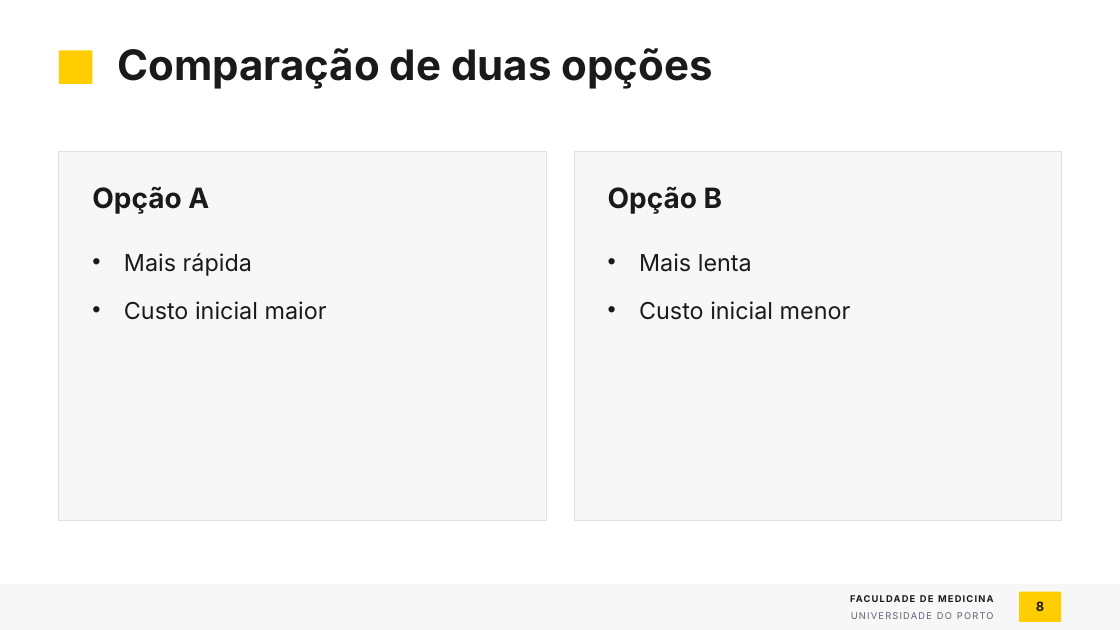
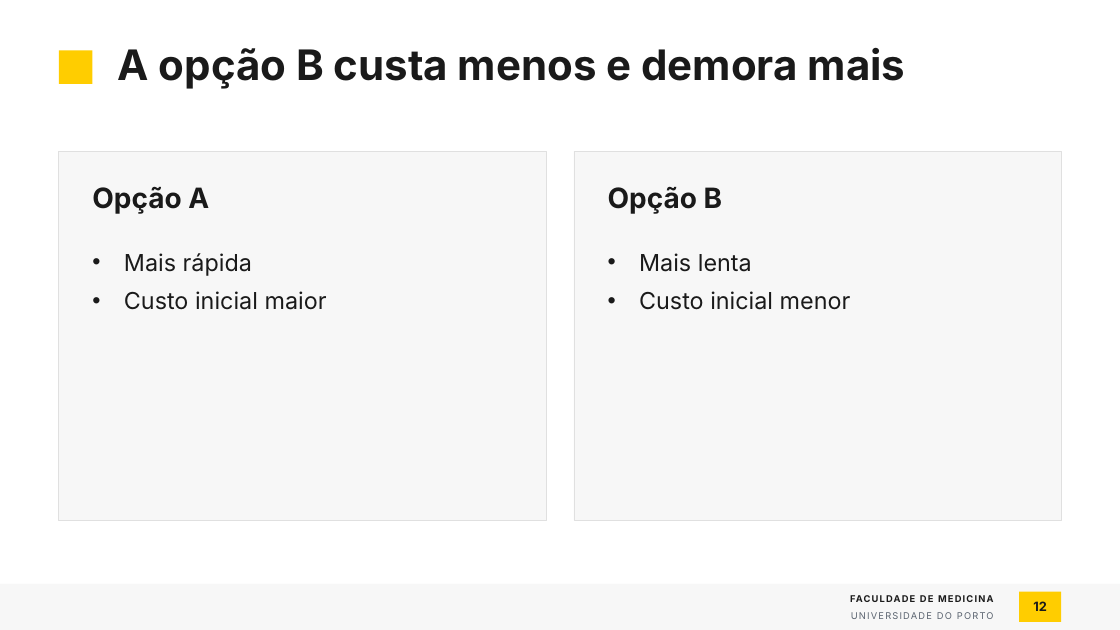
Before and after one commit to tiagojct/quarto-fmup, a slide deck: slide 12 of pptx/fmup-exemplo.pptx (slide 8 before the commit). Drawn at 1120x630 pixels with LibreOffice and Linux fonts; fonts in the diff are those of the drawing; background and template pictures are left out. Boxes give left, top, right and bottom in pixels: in the first picture for what was removed or moved away, otherwise in the second. Text is boxed around its words. In the diff, an @@ line names an element or a change of style, - is before the commit and + after.

```diff
--- a/pptx/fmup-exemplo.pptx
+++ b/pptx/fmup-exemplo.pptx
@@ title at (x1=118, y1=47, x2=906, y2=89): text changed @@
-Comparação de duas opções
+A opção B custa menos e demora mais
@@ text "Mais rápida" at (x1=124, y1=253, x2=327, y2=310): less space between paragraphs @@
@@ text "Mais lenta" at (x1=639, y1=253, x2=851, y2=310): less space between paragraphs @@
@@ page number at (x1=1033, y1=601, x2=1047, y2=611): text changed @@
-8
+12
```
Also in this commit, not shown: 9 other slides changed, 8 slides added, 2 slides removed, 5 other files.
